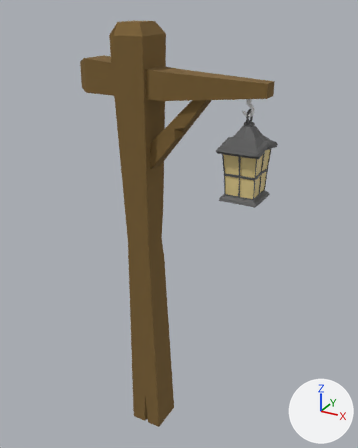
Before and after pictures for a commit that changed the glTF model assets/models/lamp_post_3.glb.
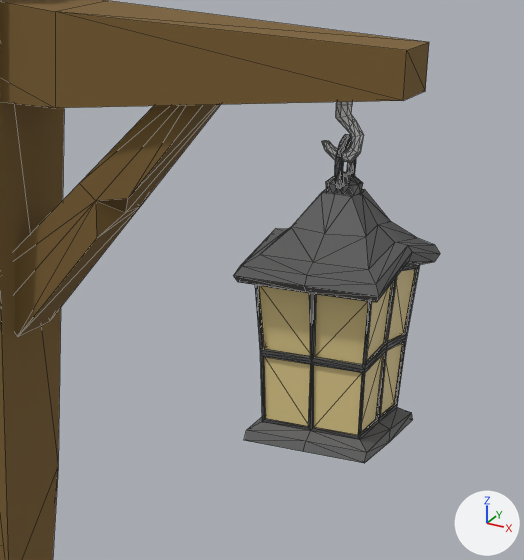
There are two pictures of each version: one whole from a 50 mm lens placed at (2.31, -3.62, 4.2), pointed at (0.26, 0.11, 2.34), one close up on the part from 41% to 85% of the width and 15% to 53% of the height. Every picture has the same lights, and +X, +Y and +Z are marked at lower right. The close-ups show mesh edges as thin lines. Where no turn or scale is listed for an object, it has been applied to the vertices.

The scene before the commit, as lines of its bpy script (objects in view):
```python
me_cube_001 = bpy.data.meshes.new('Cube.001')
me_cube_001.from_pydata(...)  # 35 vertices, 66 faces; spans x -0.21..0.17, y -0.22..0.17, z 0.02..4.09
me_cube_001.materials.append(mat_wood)  # brown #7d6235
me_cube_033 = bpy.data.meshes.new('Cube.033')
me_cube_033.from_pydata(...)  # 218 vertices, 432 faces; spans x -0.177..0.177, y -0.211..0.211, z 0.004..0.604
# faces by material slot: [400, 32]
me_cube_033.materials.append(mat_metal)  # dark grey #565656
me_cube_033.materials.append(mat_light)  # yellow #e7d291
me_cylinder = bpy.data.meshes.new('Cylinder')
me_cylinder.from_pydata(...)  # 80 vertices, 162 faces; spans x -0.05..0.05, y -0.019..0.019, z -0.14..0.019
me_icosphere_001 = bpy.data.meshes.new('Icosphere.001')
me_icosphere_001.from_pydata(...)  # 120 vertices, 234 faces; spans x -0.041..0.041, y -0.051..0.051, z -0.053..0.126
me_icosphere_001.materials.append(mat_metal)  # dark grey #565656
ob_cube = bpy.data.objects.new('Cube', me_cube_001)
ob_cube.location = (0.0, 0.0, 0.0)
ob_cube_008 = bpy.data.objects.new('Cube.008', me_cube_033)
ob_cube_008.location = (0.937, -0.002, 2.751)
ob_cylinder = bpy.data.objects.new('Cylinder', me_cylinder)
ob_cylinder.location = (0.938, -0.03, 3.564)
ob_icosphere_001 = bpy.data.objects.new('Icosphere.001', me_icosphere_001)
ob_icosphere_001.location = (0.938, 0.001, 3.355)
# also in view: 'Cube.001' at (0.27, -0.06, 3.66); 'Cube.002' at (0.34, -0.06, 3.26)
```
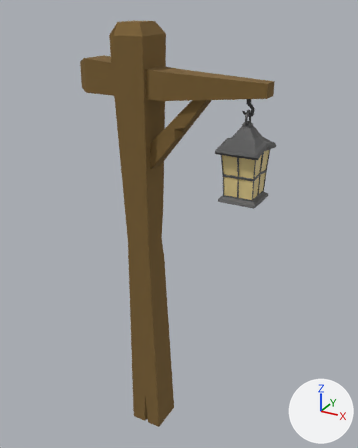
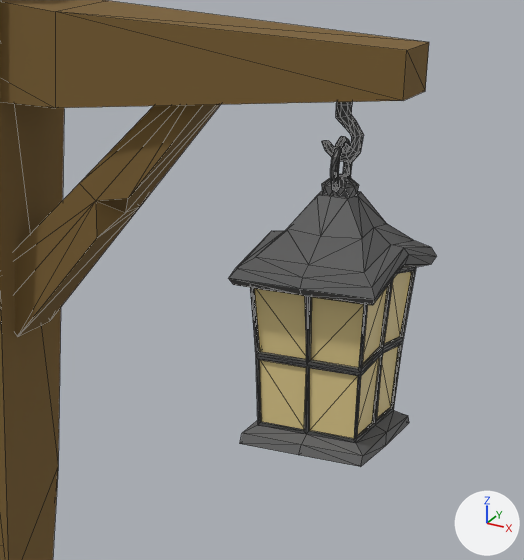
Diff of the bpy script that builds the scene:
```diff
--- a/assets/models/lamp_post_3.glb.py
+++ b/assets/models/lamp_post_3.glb.py
@@ mat_metal_001 @@
+mat_metal_001 = principled_material('metal.001')
+mat_metal_001.base_color = (0.0749, 0.0749, 0.0749)  # dark grey #4d4d4d
+mat_metal_001.roughness = 1.0
@@ me_cylinder @@
 me_cylinder.from_pydata(...)  # 80 vertices, 162 faces; spans x -0.05..0.05, y -0.019..0.019, z -0.14..0.019
+me_cylinder.materials.append(mat_metal_001)  # dark grey #4d4d4d
@@ ob_cube_008 @@
 ob_cube_008 = bpy.data.objects.new('Cube.008', me_cube_033)
-ob_cube_008.location = (0.937, -0.002, 2.751)
+ob_cube_008.location = (0.937, -0.028, 2.751)
@@ ob_icosphere_001 @@
 ob_icosphere_001 = bpy.data.objects.new('Icosphere.001', me_icosphere_001)
-ob_icosphere_001.location = (0.938, 0.001, 3.355)
+ob_icosphere_001.location = (0.938, -0.025, 3.355)
```

Pixel boxes [x1, y1, x2, y2] of what changed, in the close-ups (524 x 560 px):
'Cube.008', moved
    before: [233, 189, 440, 463]
    after: [228, 191, 436, 467]
'Icosphere.001', moved
    before: [326, 134, 363, 194]
    after: [322, 136, 359, 197]
'Cylinder', recoloured
    both: [322, 102, 364, 162]
